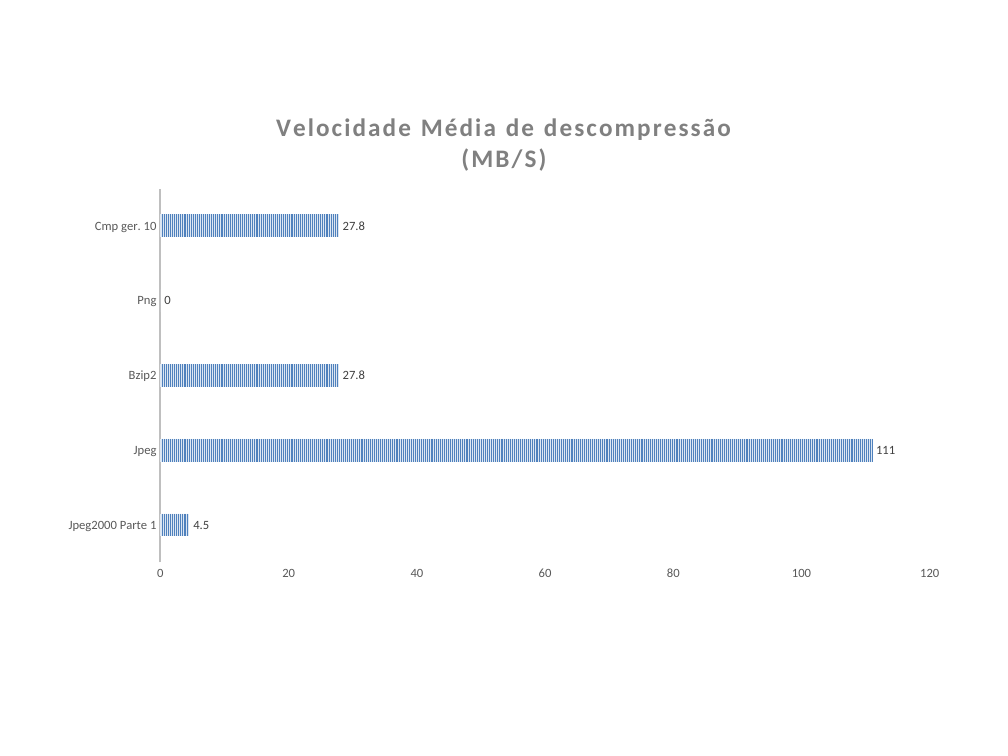
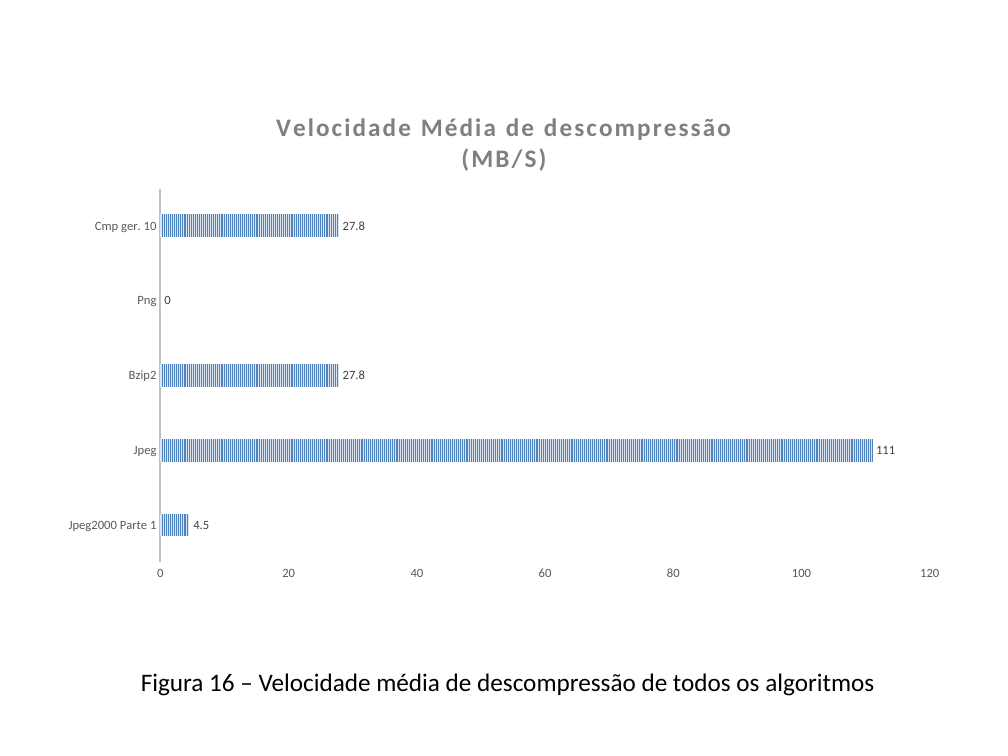
Before and after one commit to smartlord7/EntropicCompressor, a slide deck: slide 19 of research/report/Apresentação.pptx. Drawn at 1008x756 pixels with LibreOffice and Linux fonts; fonts in the diff are those of the drawing. Boxes give left, top, right and bottom in pixels: in the first picture for what was removed or moved away, otherwise in the second. Text is boxed around its words. In the diff, an @@ line names an element or a change of style, - is before the commit and + after.

```diff
--- a/research/report/Apresentação.pptx
+++ b/research/report/Apresentação.pptx
@@ text added at [141,673,874,696], 18 pt, text #000000 @@
+Figura 16 – Velocidade média de descompressão de todos os algoritmos
```
Also in this commit, not shown: 9 other slides changed.
